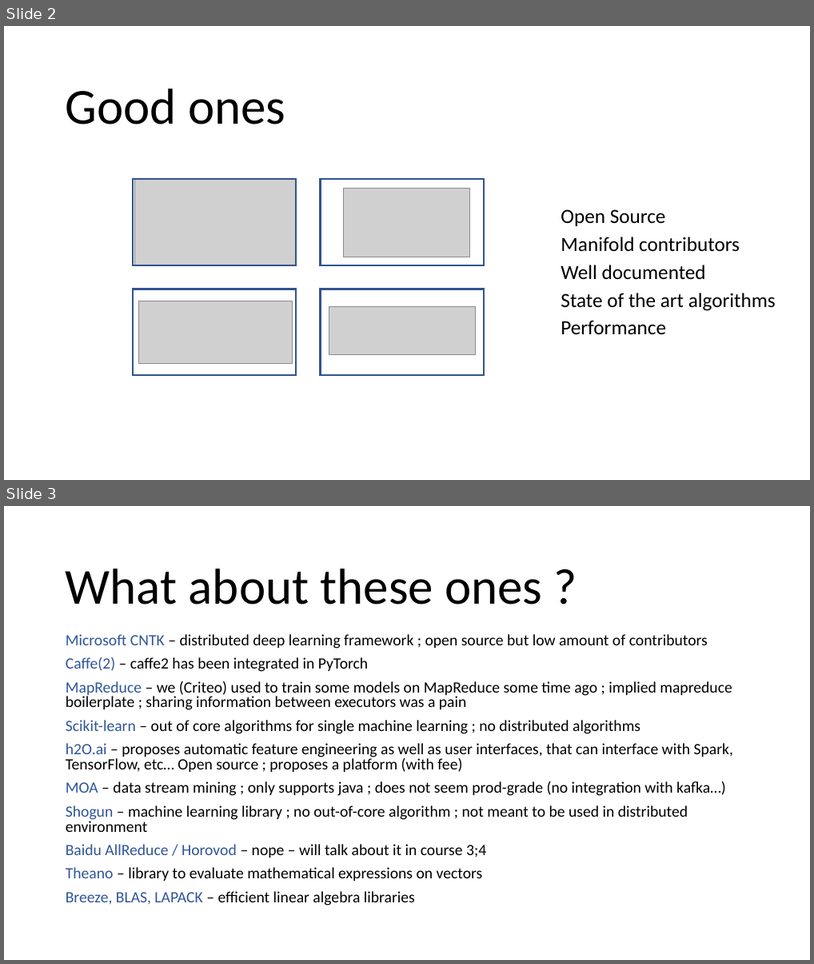
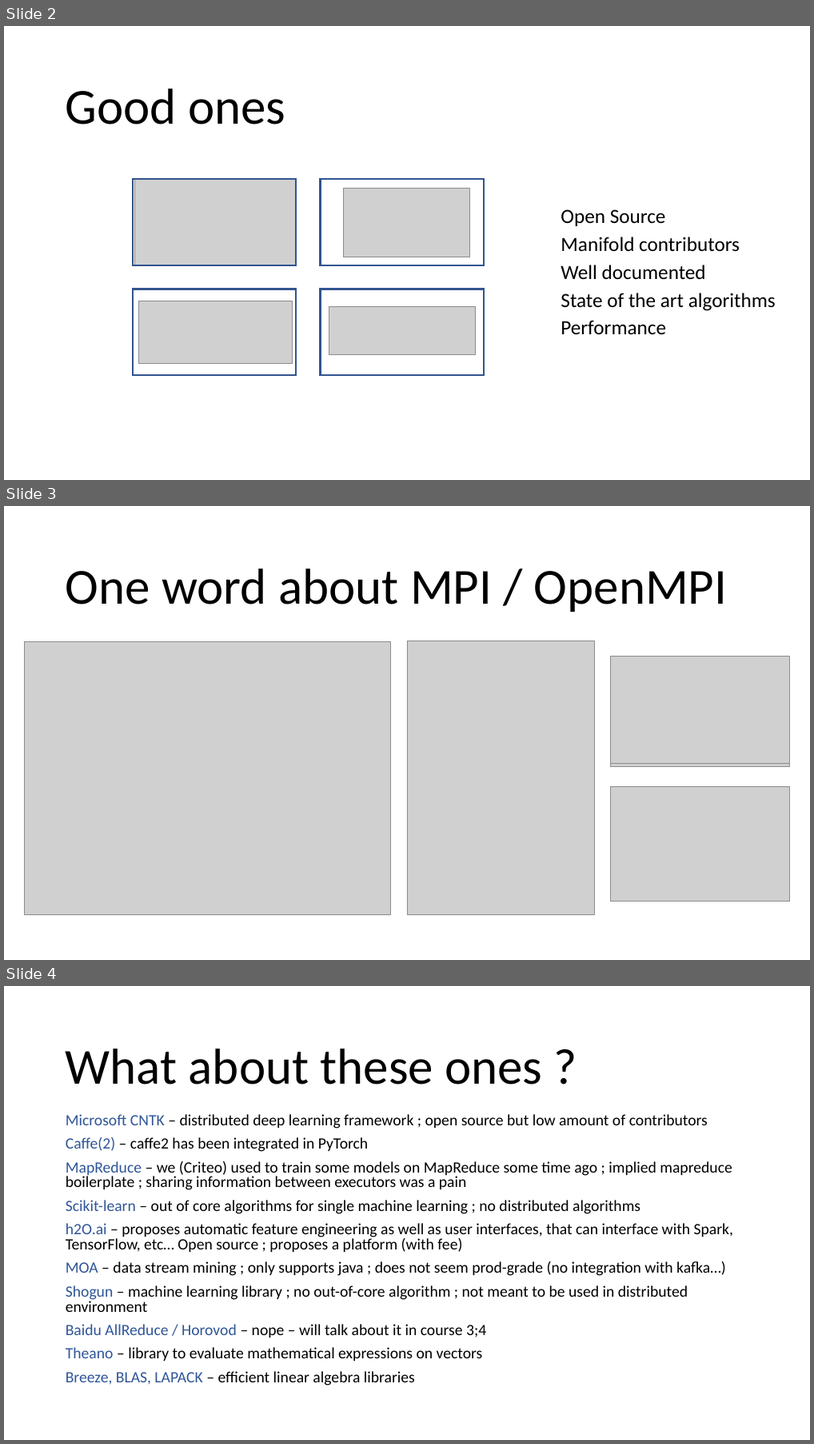
Before and after one commit to criteo-research/master-iasd, a slide deck: module3/session2/class1-part4-distributed-ml-frameworks.pptx. Shown one above the other, each under a label of ours: slides 2 and 3 before the commit, slides 2, 3 and 4 after it. The pictures are 814x964 and 814x1444 pixels, drawn with LibreOffice and Linux fonts; fonts in the diff are those of the drawing; grey boxes stand for pictures. Boxes give left, top, right and bottom in pixels: in the first picture for what was removed or moved away, otherwise in the second. Text is boxed around its words. In the diff, an @@ line names an element or a change of style, - is before the commit and + after.

Commit message:
Add slide on MPI

```diff
--- a/module3/session2/class1-part4-distributed-ml-frameworks.pptx
+++ b/module3/session2/class1-part4-distributed-ml-frameworks.pptx
@@ slide 3 added at [4,506,810,960], background #FFFFFF @@
@@ text added at [66,568,727,612], 60 pt, text #000000 @@
+One word about MPI / OpenMPI
@@ picture added at [25,641,390,915] @@
@@ picture added at [407,641,595,914] @@
@@ picture added at [610,660,790,766] @@
@@ picture added at [610,656,790,763] @@
@@ picture added at [610,786,790,900] @@
@@ what was slide 3 is now slide 4 @@
```
Also in this commit, not shown: 1 other file.
